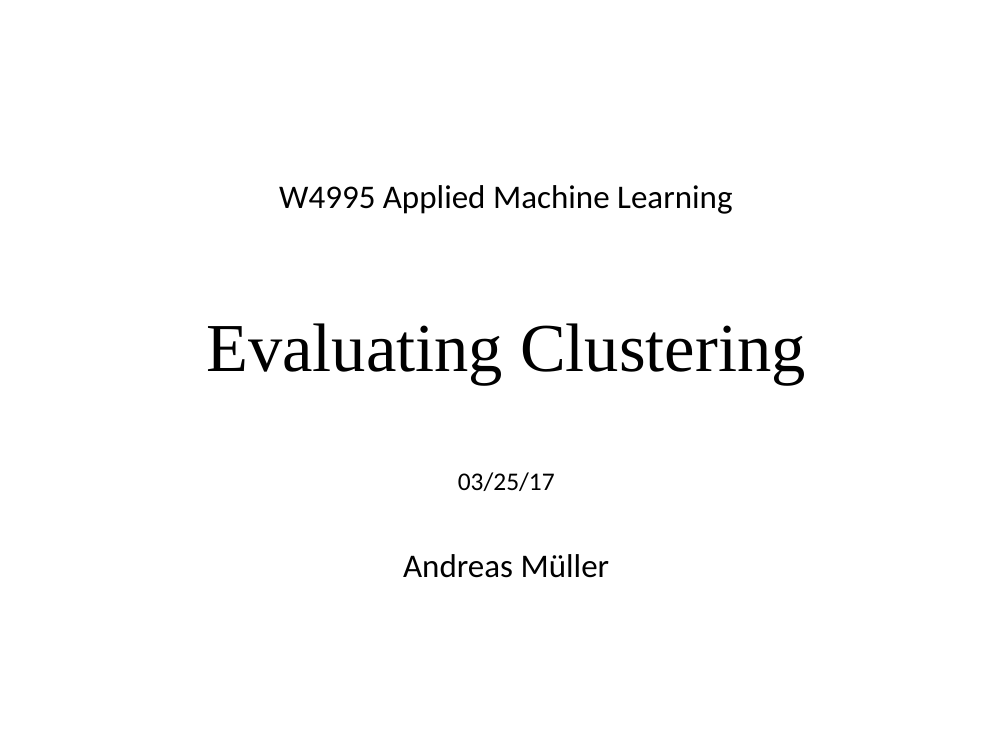
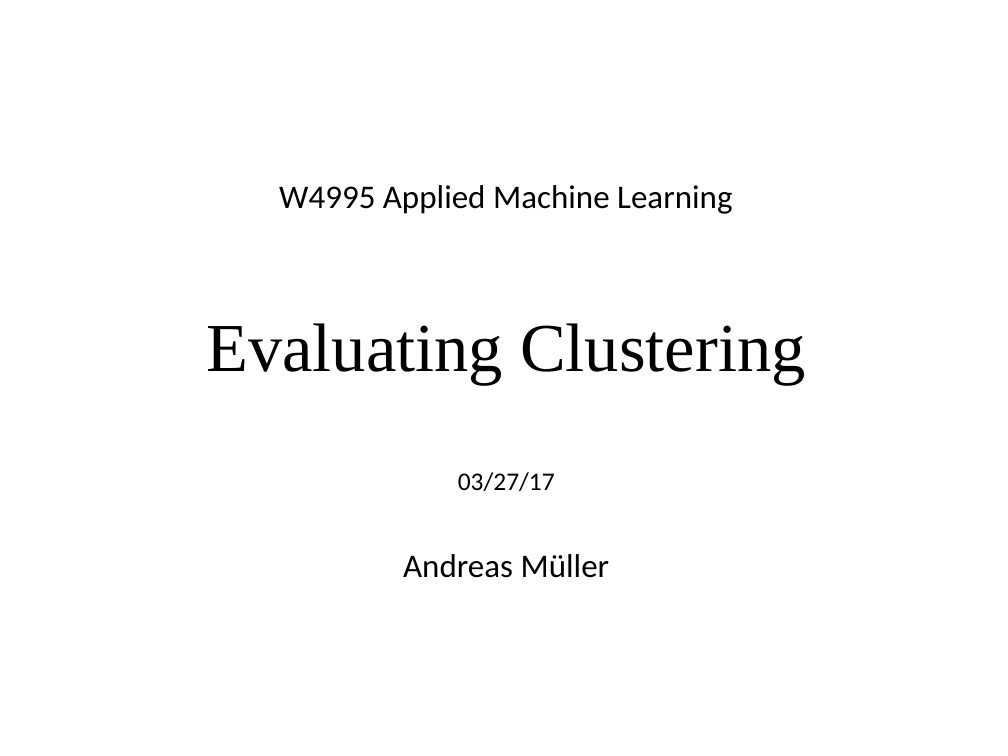
Before and after one commit to amueller/applied_ml_spring_2017, a slide deck: slide 1 of slides/aml-17-032717.odp. Drawn at 1008x756 pixels with LibreOffice and Linux fonts; fonts in the diff are those of the drawing. Boxes give left, top, right and bottom in pixels: in the first picture for what was removed or moved away, otherwise in the second. Text is boxed around its words. In the diff, an @@ line names an element or a change of style, - is before the commit and + after.

```diff
--- a/slides/aml-17-032717.odp
+++ b/slides/aml-17-032717.odp
@@ text at (458, 472, 555, 491): text changed @@
-03/25/17
+03/27/17
```
Also in this commit, not shown: 1 other slide changed, 2 slides removed, 4 other files.
